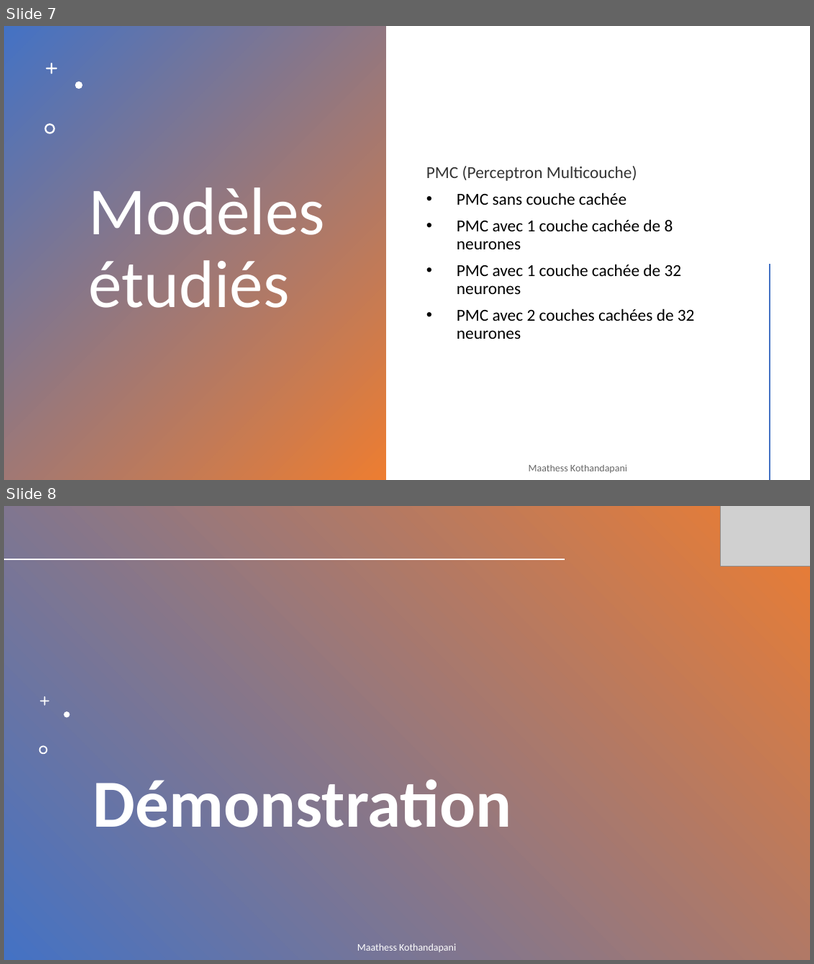
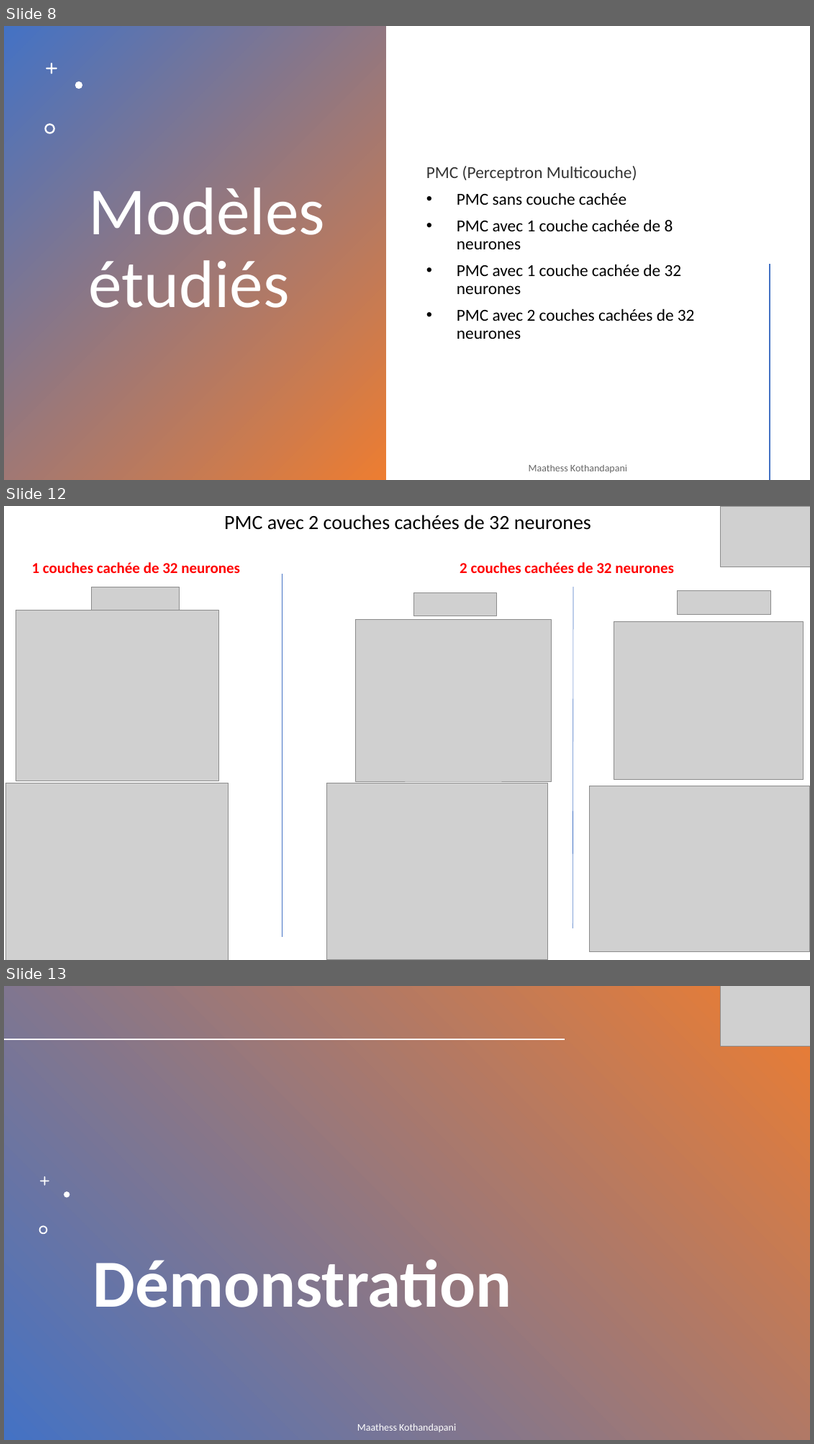
Before and after one commit to Maathess/Projet_annuel_flag, a slide deck: Présentation rattrapage PA.pptx. Shown one above the other, each under a label of ours: slides 7 and 8 before the commit, slides 8, 12 and 13 after it; the slides between them are not shown. The pictures are 814x964 and 814x1444 pixels, drawn with LibreOffice and Linux fonts; fonts in the diff are those of the drawing; grey boxes stand for pictures; background and template pictures are left out; a plain dark background stands for a picture behind light text. Boxes give left, top, right and bottom in pixels: in the first picture for what was removed or moved away, otherwise in the second. Text is boxed around its words. In the diff, an @@ line names an element or a change of style, - is before the commit and + after.

```diff
--- a/Présentation rattrapage PA.pptx
+++ b/Présentation rattrapage PA.pptx
@@ slide 12 added at (x1=4, y1=506, x2=810, y2=960), background #FFFFFF @@
@@ text added at (x1=224, y1=515, x2=592, y2=530), 24 pt, text #000000 @@
+PMC avec 2 couches cachées de 32 neurones
@@ picture added at (x1=721, y1=507, x2=810, y2=567) @@
@@ text added at (x1=32, y1=562, x2=240, y2=573), 18 pt, text #FF0000, bold @@
+1 couches cachée de 32 neurones
@@ text added at (x1=460, y1=562, x2=674, y2=573), 18 pt, text #FF0000, bold @@
+2 couches cachées de 32 neurones
@@ picture added at (x1=91, y1=587, x2=180, y2=613) @@
@@ line added from (282, 574) to (282, 936), #4472C4 0.5 pt @@
@@ line added from (574, 587) to (574, 928), #4472C4 0.5 pt @@
@@ picture added at (x1=678, y1=591, x2=771, y2=614) @@
@@ picture added at (x1=16, y1=610, x2=219, y2=780) @@
@@ picture added at (x1=414, y1=592, x2=497, y2=616) @@
@@ picture added at (x1=356, y1=620, x2=551, y2=781) @@
@@ picture added at (x1=615, y1=621, x2=804, y2=780) @@
@@ picture added at (x1=6, y1=783, x2=229, y2=960) @@
@@ picture added at (x1=327, y1=782, x2=548, y2=959) @@
@@ picture added at (x1=589, y1=786, x2=810, y2=952) @@
@@ what was slide 7 is now slide 8 @@
@@ what was slide 8 is now slide 13 @@
```
Also in this commit, not shown: 7 slides changed, 5 other slides added, 1 slide removed, 29 other files.
